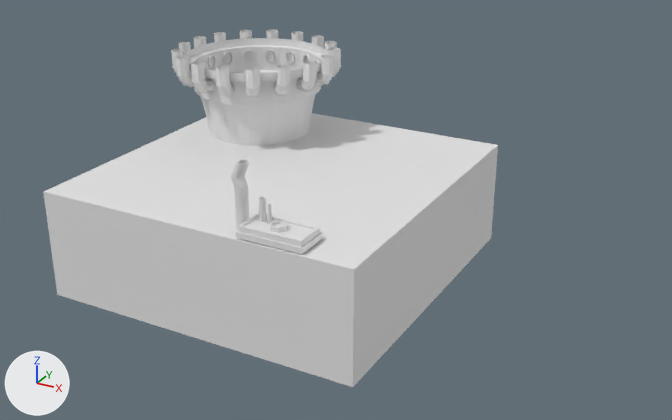
The Blender file Assets/Models/Room Handle/HandleRoom.blend, before and after one commit.
Both versions are drawn from a 50 mm lens placed at (8.48, -13.5, 8.11), pointed at (1.15, -0.16, 1.44). Lighting does not change. The marker at lower left points along +X, +Y and +Z.

Objects in the first picture: 'Cube', 'KotwicaMachine', 'Reactor'.
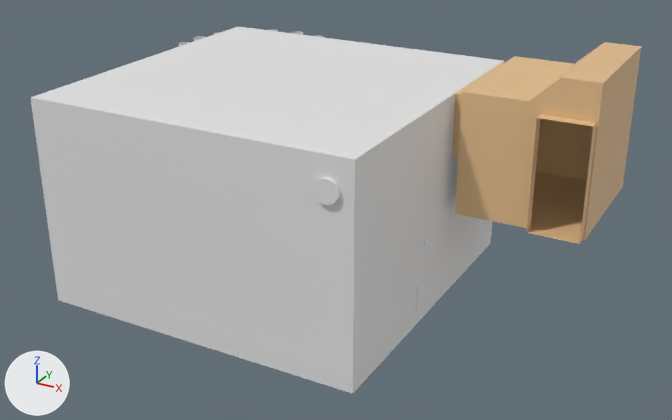
The change in detail:
Material 'RoomBoundaries' (mat_roomboundaries) is new.
Its base color is (0.8, 0.528, 0.271) (beige #e7c08e).
me_cube_001 is used by ob_cube; location (1.49, -1.61, 0.0); scale (3.0, 3.0, 1.0).
me_cube_001 had 8 vertices, 6 faces and spanned x -1.5..0.5, y -0.46..1.54, z 0.0..2.0.
me_cube_001 now has 24 vertices, 18 faces and spans x -3.0..3.0, y -3.0..3.0, z -0.74..2.89.
me_cube_001 part 1: the whole mesh is rebuilt.
Mesh me_cube_012 is new.
It is a box spanning x -3.0..3.0, y -3.0..3.0, z -0.2..-0.05.
Mesh me_roomboundaries is new.
It has 28 vertices, 25 faces and spans x -1.31..1.53, y -1.53..0.94, z -1.31..1.31.
It uses material mat_roomboundaries (beige #e7c08e).
Mesh me_cylinder_005 is new.
It has 80 vertices, 66 faces and spans x -0.2..0.2, y -0.4..0.2, z -0.05..3.34.
Object 'Cube' (ob_cube) is rescaled from (3.0, 3.0, 1.0) to (1.0, 1.0, 1.0).
Object 'Cube' (ob_cube) moves from (1.49, -1.61, 0.0) to (0.0, 0.0, 0.78).
Object 'Cube.004' (ob_cube_004) is new; it shows me_cube_012.
Its location is (0.0, 0.0, 0.08).
Object 'RoomBoundaries' (ob_roomboundaries) is new; it shows me_roomboundaries.
Its location is (4.5, 1.7, 2.91).
Its rotation in degrees is (0, 0, 270).
Object 'Cylinder' (ob_cylinder) is new; it shows me_cylinder_005.
Its location is (2.58, -2.66, 0.0).

Location of each change, (x1, y1, x2, y2) in pixels of the pictures (672 x 420 px):
'Cube', reshaped, moved, rescaled (31% taller)
    before: (43, 113, 498, 387)
    after: (30, 27, 504, 385)
'RoomBoundaries', added
    after: (452, 42, 641, 244)
'Cube.004', added
    after: (58, 238, 491, 394)
'Cylinder', added
    after: (313, 177, 341, 205)
'Reactor', unchanged, covered by the edit
    before: (171, 29, 341, 145)
    after: (179, 29, 323, 46)
'KotwicaMachine', unchanged, covered by the edit
    before: (231, 159, 323, 254)
